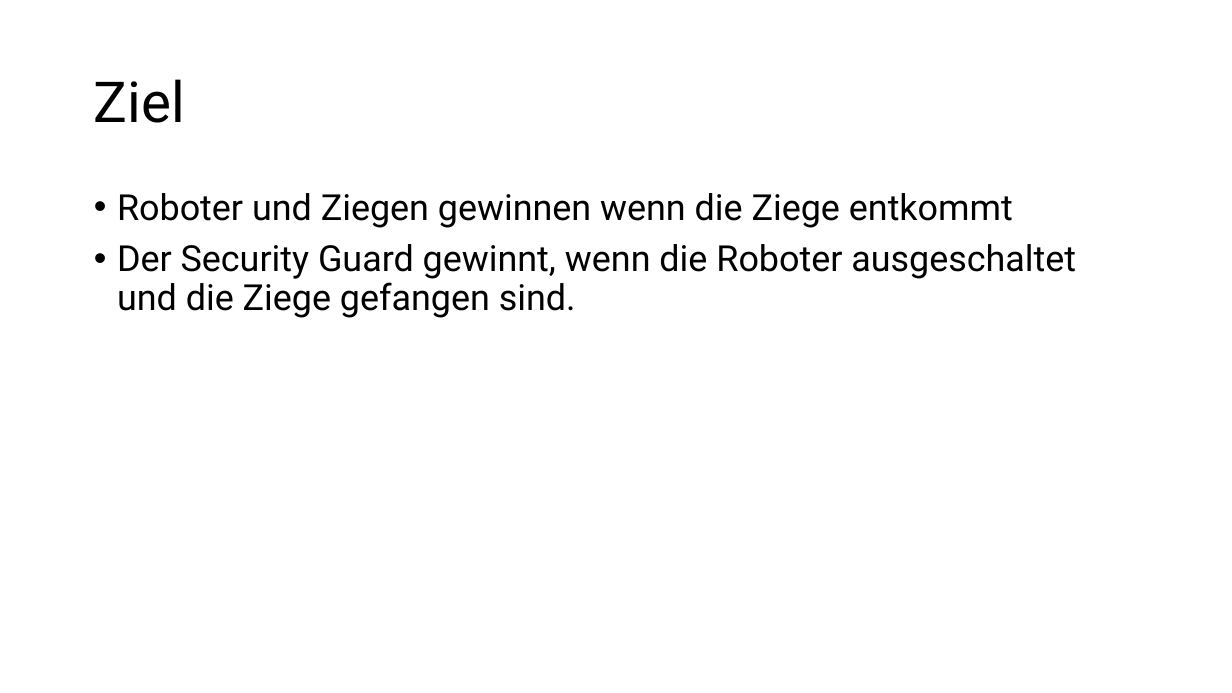
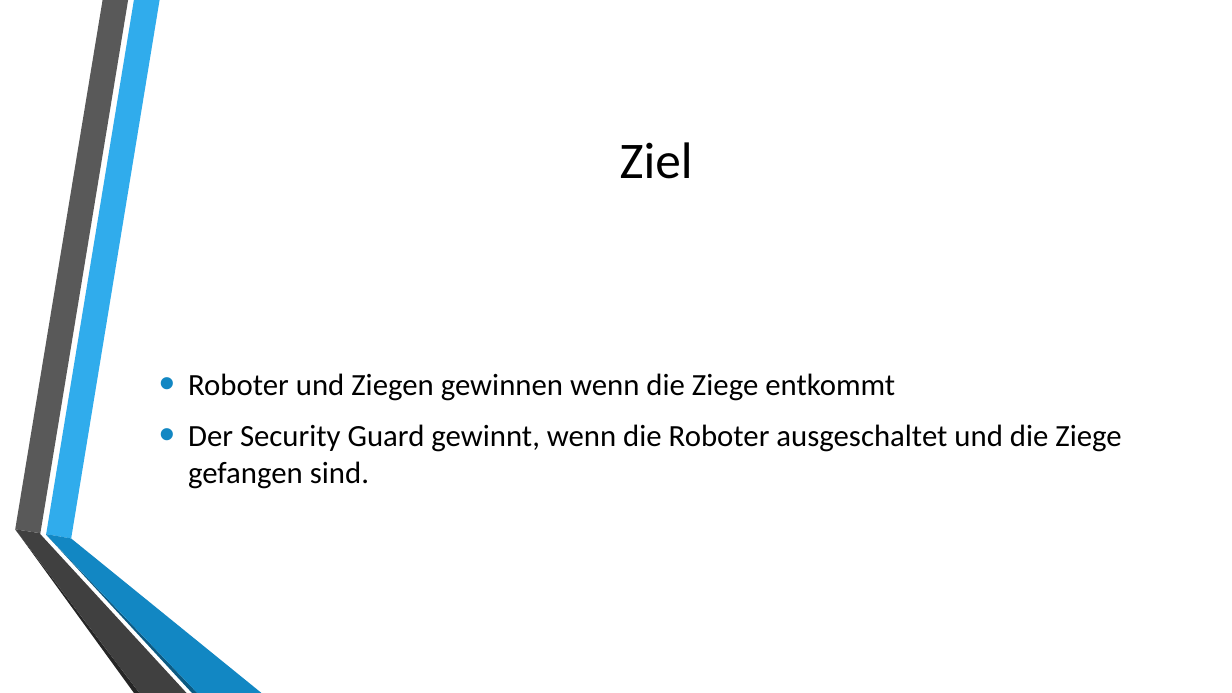
Before and after one commit to verifizieren/iGOAT, a slide deck: slide 2 of Presentation/Gruppe10(Präsentation1).pptx. Drawn at 1232x693 pixels with LibreOffice and Linux fonts; fonts in the diff are those of the drawing; background and template pictures are left out. Boxes give left, top, right and bottom in pixels: in the first picture for what was removed or moved away, otherwise in the second. Text is boxed around its words. In the diff, an @@ line names an element or a change of style, - is before the commit and + after.

```diff
--- a/Presentation/Gruppe10(Präsentation1).pptx
+++ b/Presentation/Gruppe10(Präsentation1).pptx
@@ title "Ziel": place and size @@
-title "Ziel" at [94,79,185,123]
+title "Ziel" at [620,142,693,179]
@@ title "Ziel" at [620,142,693,179]: size 44 to 40 pt, font Roboto to Calibri; alignment left to centre; line spacing 0.9 to 1 @@
@@ text "Roboter und Ziegen gewinnen wenn ...": place and size @@
-text "Roboter und Ziegen gewinnen wenn ..." at [117,193,1076,318]
+text "Roboter und Ziegen gewinnen wenn ..." at [188,373,1121,489]
@@ text "Roboter und Ziegen gewinnen wenn ..." at [188,373,1121,489]: size 28 to 24 pt, font Roboto to Calibri; indent changed; line spacing 0.9 to 1; vertical alignment top to middle @@
@@ group added at [15,0,262,693]: 6 freeform shapes @@
```
Also in this commit, not shown: 7 other slides changed.
